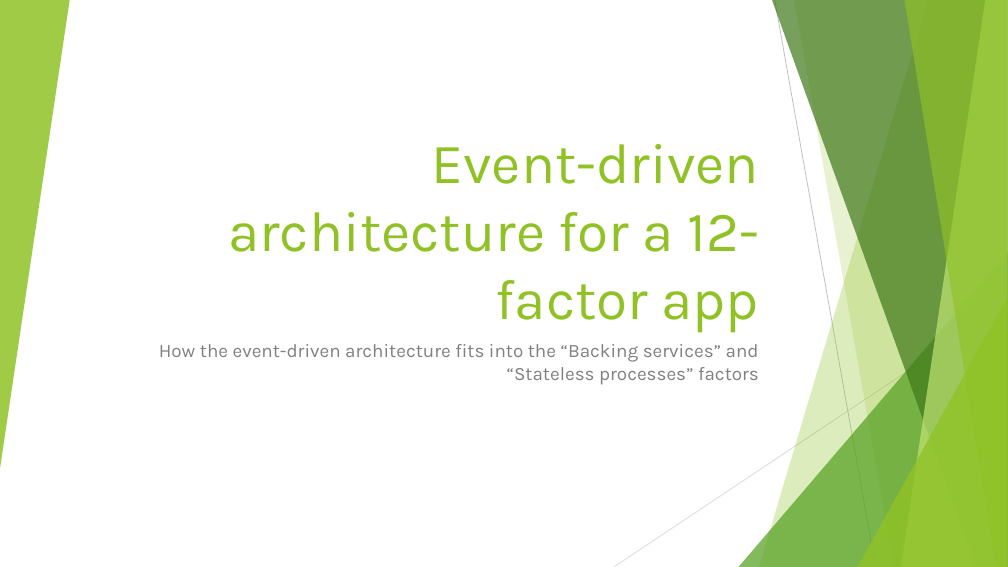
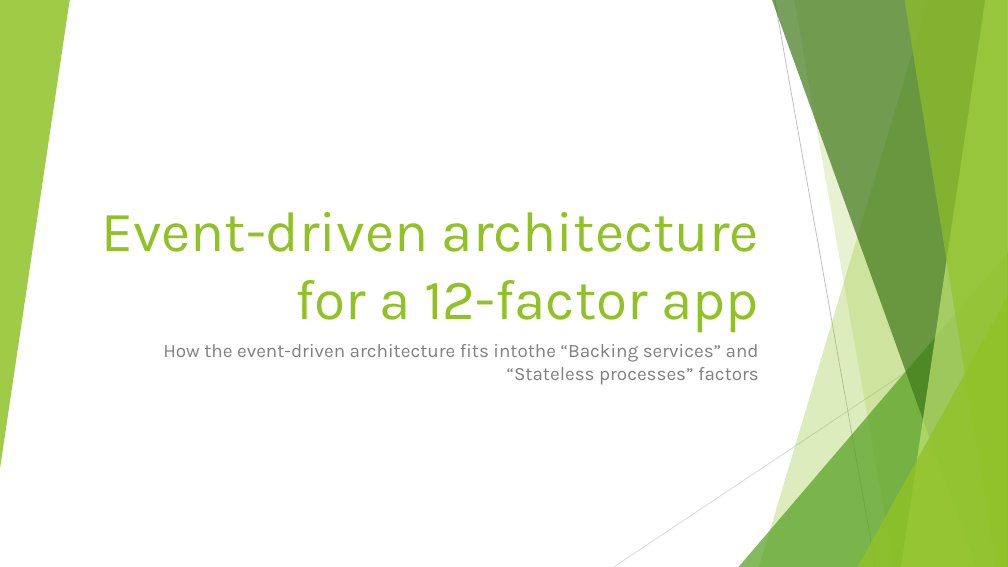
Before and after one commit to dsosedov/event-driven-arch-demo, a slide deck: slide 1 of doc/deck.pptx. Drawn at 1008x567 pixels with LibreOffice and Linux fonts; fonts in the diff are those of the drawing. Boxes give left, top, right and bottom in pixels: in the first picture for what was removed or moved away, otherwise in the second. Text is boxed around its words. In the diff, an @@ line names an element or a change of style, - is before the commit and + after.

```diff
--- a/doc/deck.pptx
+++ b/doc/deck.pptx
@@ title "Event-driven architecture for a 12-factor ..." rewrapped from (228,144,759,333) to (101,212,759,333) @@
@@ subtitle at (163,344,759,385): spaces changed @@
-How the event-driven architecture fits into the “Backing services” and “Stateless processes” factors
+How the event-driven architecture fits intothe “Backing services” and “Stateless processes” factors
```
Also in this commit, not shown: 1 other slide changed, 1 other file.
